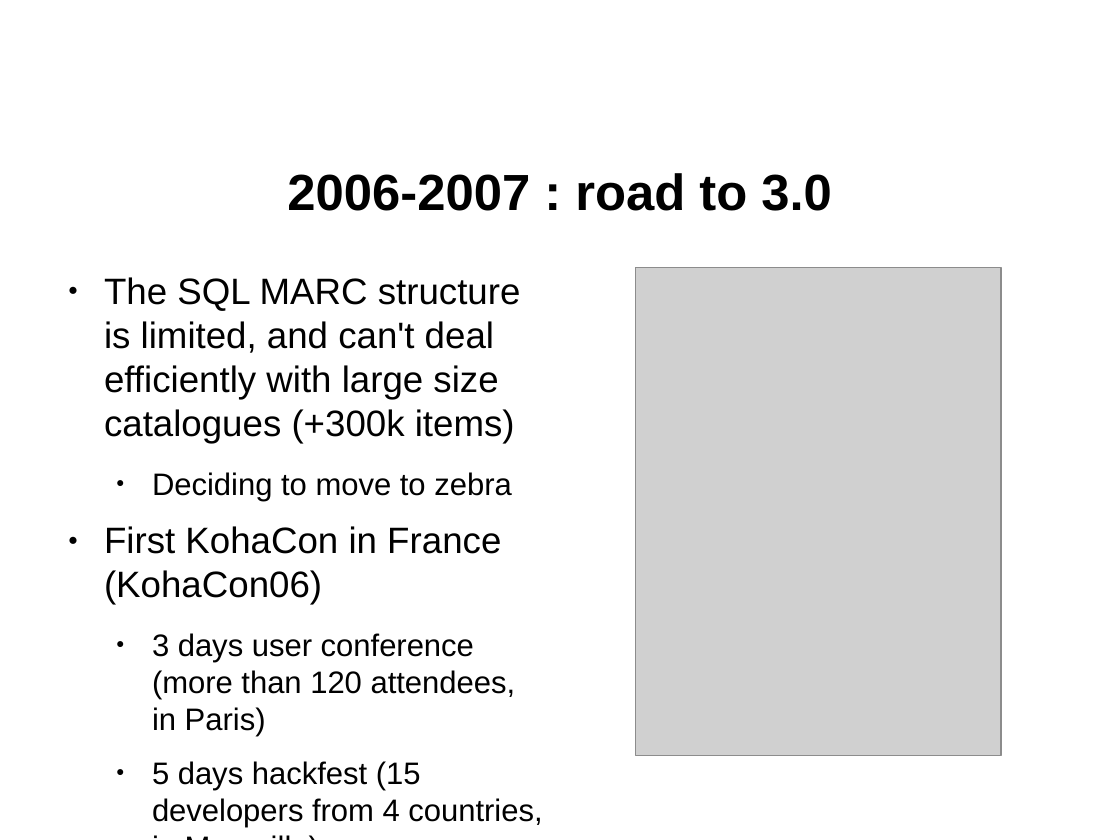
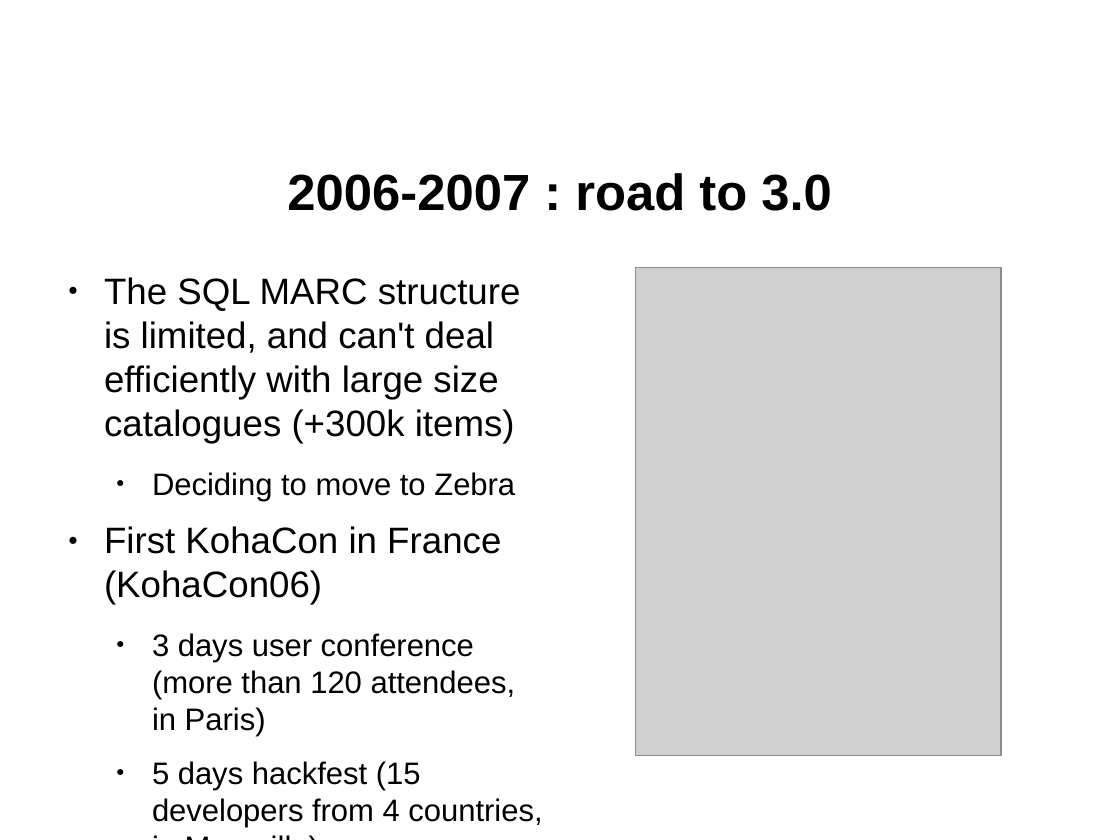
Before and after one commit to ranginui/presentation, a slide deck: slide 12 of kohaconclave/keynote/keynote.odp. Drawn at 1120x840 pixels with LibreOffice and Linux fonts; fonts in the diff are those of the drawing; grey boxes stand for pictures; background and template pictures are left out. Boxes give left, top, right and bottom in pixels: in the first picture for what was removed or moved away, otherwise in the second. Text is boxed around its words. In the diff, an @@ line names an element or a change of style, - is before the commit and + after.

```diff
--- a/kohaconclave/keynote/keynote.odp
+++ b/kohaconclave/keynote/keynote.odp
@@ text at [152, 472, 515, 501]: text changed @@
-  ● Deciding to move to zebra
+  ● Deciding to move to Zebra
```
Also in this commit, not shown: 3 other slides changed, 1 other file.
